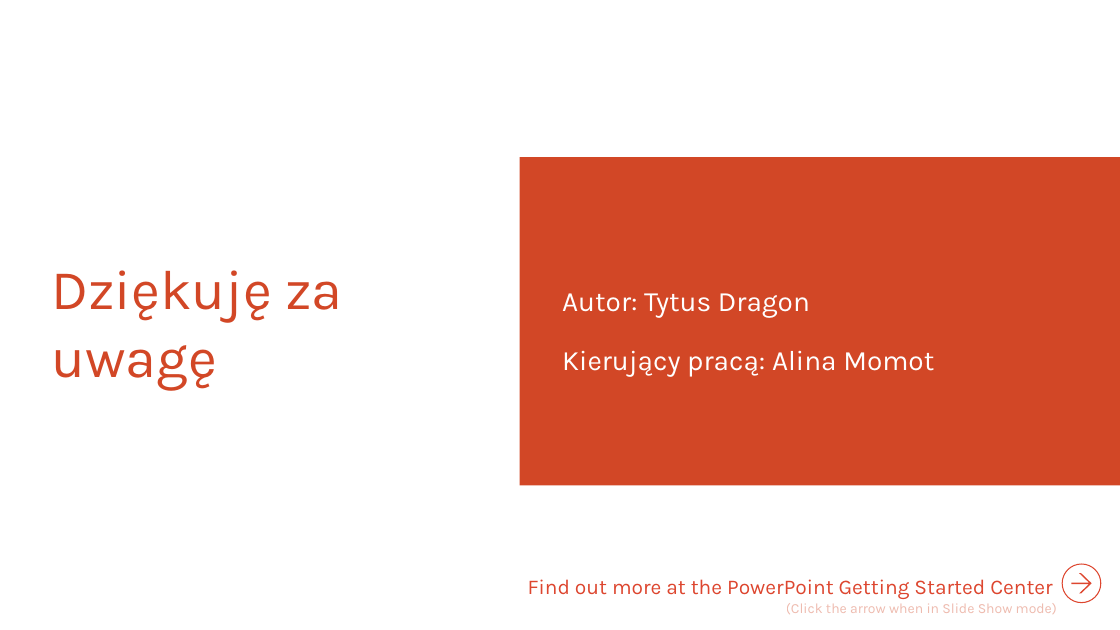
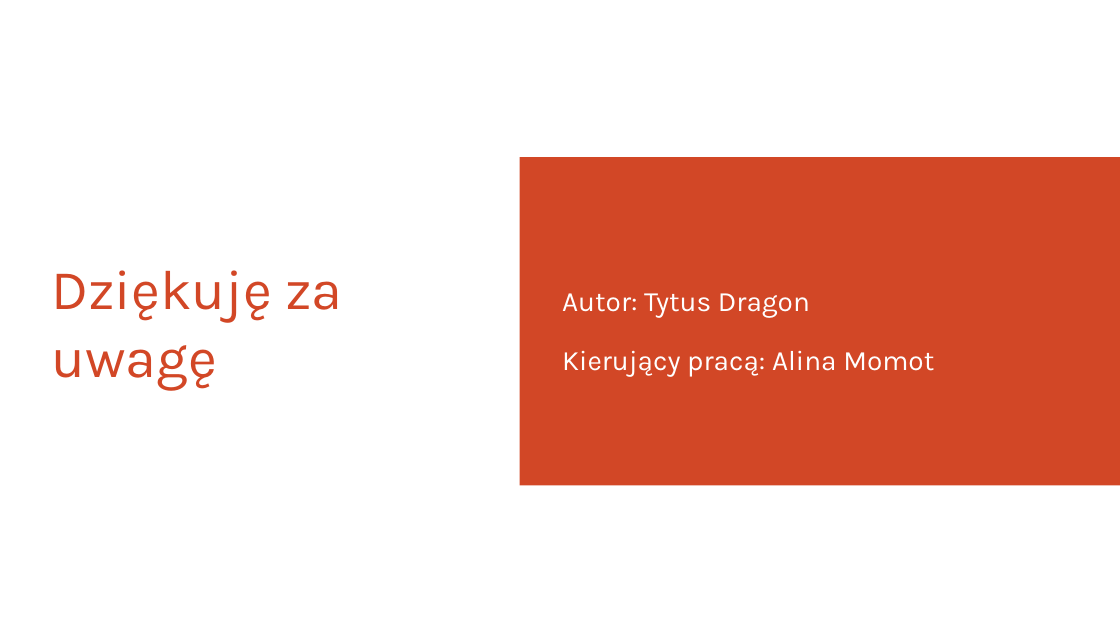
Before and after one commit to buforyaei/tillsammens, a slide deck: slide 14 of Dokumentacja/Tillsammens.pptx. Drawn at 1120x630 pixels with LibreOffice and Linux fonts; fonts in the diff are those of the drawing. Boxes give left, top, right and bottom in pixels: in the first picture for what was removed or moved away, otherwise in the second. Text is boxed around its words. In the diff, an @@ line names an element or a change of style, - is before the commit and + after.

```diff
--- a/Dokumentacja/Tillsammens.pptx
+++ b/Dokumentacja/Tillsammens.pptx
@@ freeform shape removed at box(1062, 564, 1102, 603) @@
@@ text removed at box(528, 579, 1053, 599) @@
-Find out more at the PowerPoint Getting Started Center
@@ text removed at box(786, 603, 1057, 614) @@
-(Click the arrow when in Slide Show mode)
```
Also in this commit, not shown: 12 other slides changed, 1 slide added, 1 slide removed, 12 other files.
